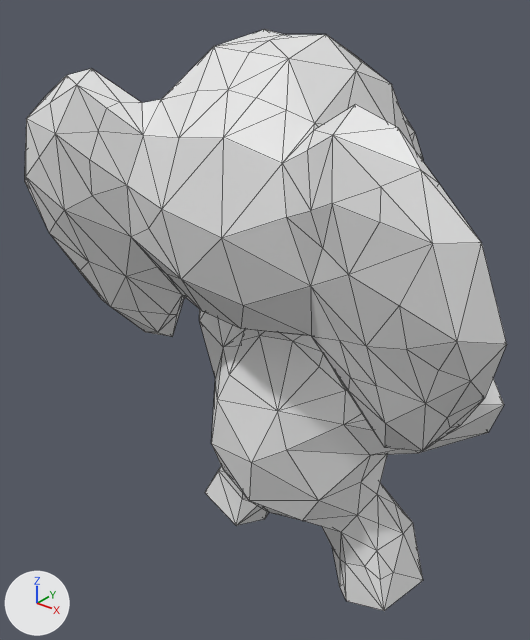
A saved change to the OBJ model meshes/elephant/elephant00198.obj.
Both versions are drawn from a 50 mm lens placed at (1.6, -1.4, 1.14), pointed at (0.18, 0.38, 0.03). Every picture has the same lights, and +X, +Y and +Z are marked at lower left. Mesh edges are drawn as thin lines. Where no turn or scale is listed for an object, it has been applied to the vertices.

Names of what the first picture shows: 'elephant00198'.
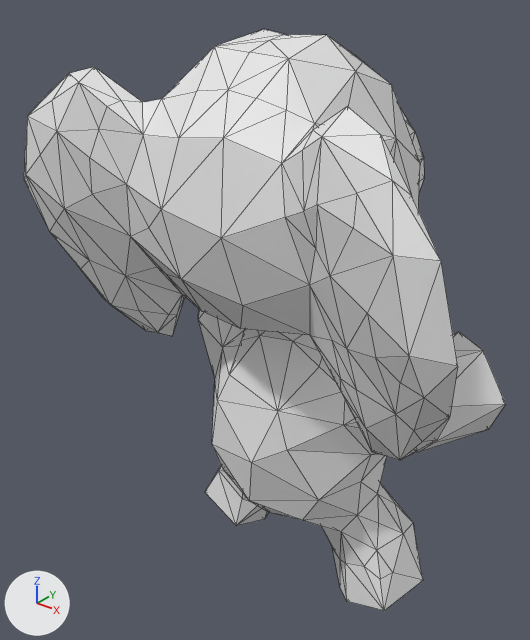
Location of each change, (x1, y1, x2, y2) in pixels of the pictures (530 x 640 px; the box of a moved part takes in the faces that stretch with it):
'elephant00198', reshaped
    before: (25, 29, 507, 611)
    after: (24, 29, 506, 611)
part 1 of me_elephant00198, moved or reshaped
    before: (282, 105, 507, 451)
    after: (282, 106, 458, 460)
part 2 of me_elephant00198, moved or reshaped
    before: (412, 133, 504, 453)
    after: (412, 132, 506, 452)
part 3 of me_elephant00198, moved or reshaped
    before: (25, 69, 142, 210)
    after: (25, 67, 142, 209)

The edits, one by one:
me_elephant00198 is used by ob_elephant00198; location (0.0, 0.0, 0.0).
me_elephant00198 had 397 vertices, 790 faces and spanned x -0.58..1.17, y -0.16..1.09, z -1.01..0.97.
me_elephant00198 now has 397 vertices, 790 faces and spans x -0.59..1.11, y -0.23..1.09, z -1.01..0.97.
me_elephant00198 part 1: 51 of the vertices in x 0.64..1.17, y -0.16..0.22, z -0.07..0.87 are multiplied about their middle by the matrix ((0.981, 0.185, 0.051), (-0.185, 0.983, -0.002), (-0.05, -0.008, 0.999)), then moved by (-0.02, -0.05, -0.01).
me_elephant00198 part 2: 33 of 397 vertices moved; they spanned x 0.15..0.96, y 0.47..1.09, z -0.28..0.51 and now span x 0.16..0.97, y 0.47..1.09, z -0.27..0.52; mean shift (0.02, 0.01, 0.0); largest move (0.25, 0.95, -0.04) -> (0.31, 0.97, -0.04).
me_elephant00198 part 3: all 12 vertices in x -0.43..-0.11, y -0.1..0.06, z 0.61..0.87 are moved by (0.0, 0.01, 0.0).
